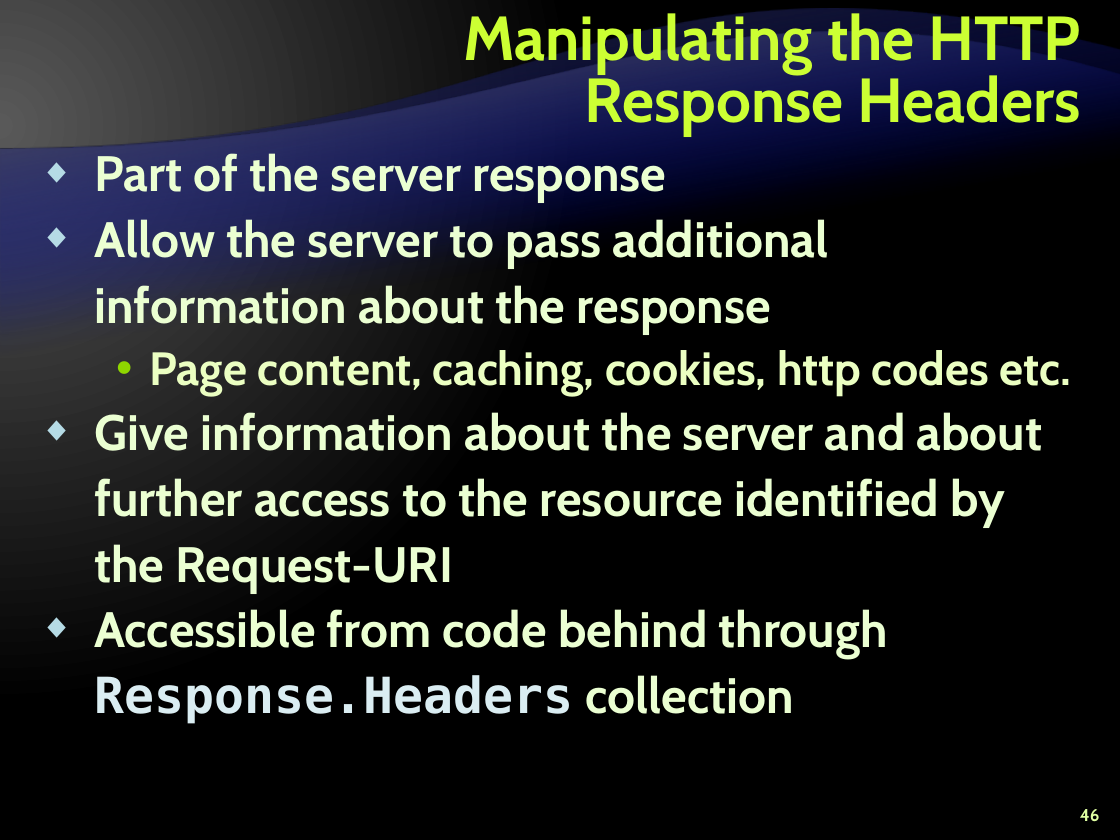
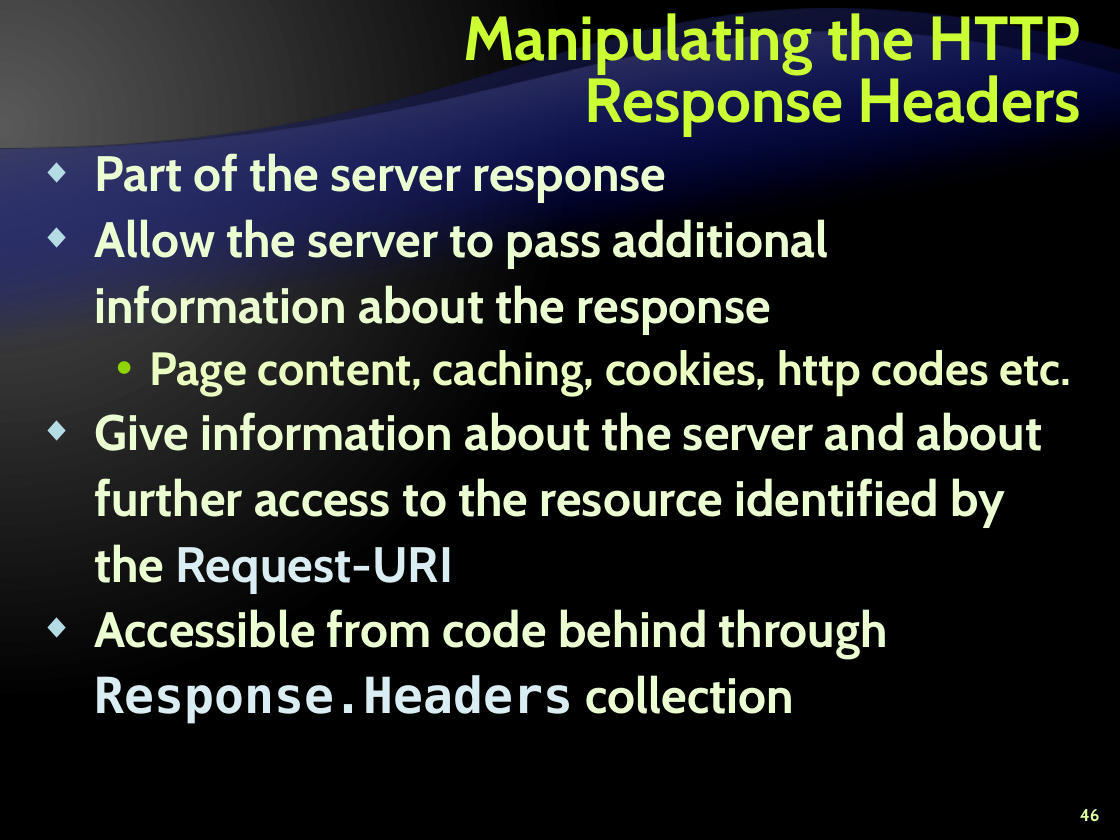
Before and after one commit to Graveheart/aspnetcourse, a slide deck: slide 46 of 2010/lectures/10. ASP.NET-State-Management.pptx. Drawn at 1120x840 pixels with LibreOffice and Linux fonts; fonts in the diff are those of the drawing; background and template pictures are left out. Boxes give left, top, right and bottom in pixels: in the first picture for what was removed or moved away, otherwise in the second. Text is boxed around its words. In the diff, an @@ line names an element or a change of style, - is before the commit and + after.

```diff
--- a/2010/lectures/10. ASP.NET-State-Management.pptx
+++ b/2010/lectures/10. ASP.NET-State-Management.pptx
@@ text at [94, 412, 1043, 592]: text colour #EBFFD2 to #DAEDF2 in "Request-URI" @@
```
Also in this commit, not shown: 10 other slides changed, 1 other file.
